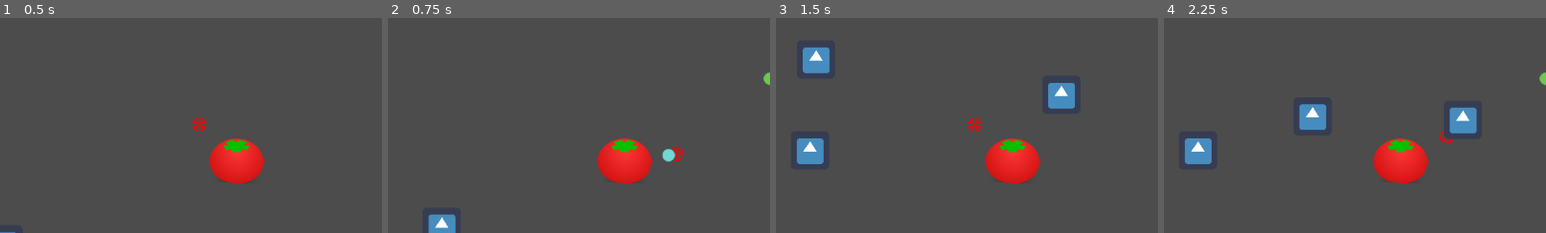
Above: before the commit, frames 1-4 (left to right).
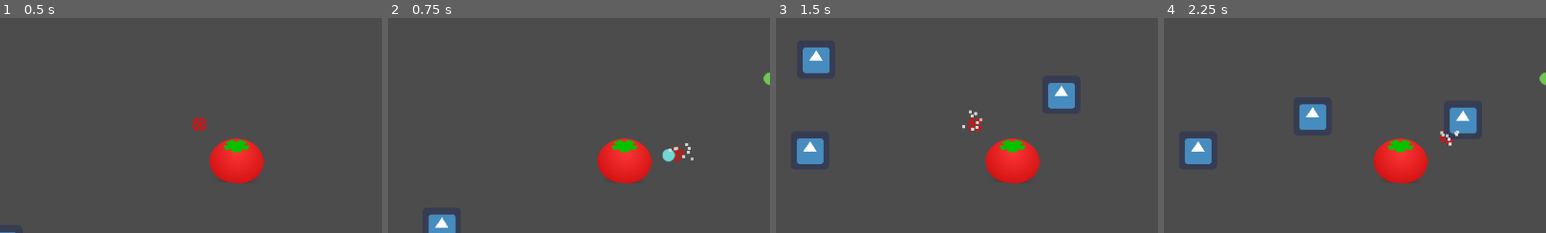
Above: after the commit, the same moments.

Repository: JRo-Robros/BrootalBeetdown
Game: Godot game, scene res://Main.tscn
The game is run twice, just before and just after one commit, with the same random seed, the same clock (stepped at 60 frames per second) and the same inputs. The engine's default icon, where the game draws it, is replaced by a stand-in: a white triangle on a blue panel in a dark square.
Inputs (mouse positions are % of the whole screen's width and height, from its top left):
- Up to frame 1 (0.5 s): no input
- Up to frame 2 (0.75 s): move the mouse to (72, 45) at 0.52 s; click (72, 45) at 0.67 s
- Up to frame 3 (1.5 s): move the mouse to (30, 55) at 1.27 s; click (30, 55) at 1.42 s
- Up to frame 4 (2.25 s): move the mouse to (60, 28) at 2.02 s; click (60, 28) at 2.17 s
The pictures show only the part of the screen within x 0-50%, y 23-73%; the shares and areas given below are measured in that part.

Frame 1 is identical in both runs. In frame 2, less than 0.1% of the frame differs, in the area x 73-80%, y 58-67%; in frame 3, 0.1%, in the area x 48-54%, y 42-53%; in frame 4, less than 0.1%.

Commit message:
Added particles when you shoot.

Diff:
--- a/Tom.gd
+++ b/Tom.gd
@@ -10,6 +10,7 @@
 export var hurt_sound = preload("res://Sound Effects/Player/Player hit sound.mp3")
 export var vine_sound = preload("res://Sound Effects/Player/vine.mp3")
 export var lock_sound = preload("res://Sound Effects/Player/Player lock sound.mp3")
+export var gun_particles = preload("res://VFX/Gun Particles.tscn")
 
 var in_cooldown = false
 var state = STATE.UNROOTED
@@ -101,6 +102,7 @@
 	b.position = position
 	get_parent().add_child_below_node(self, b)
 	play_shoot_sound()
+	gun_particles()
 	in_cooldown = true
 	$BulletTimer.start(cooldown)
 	return
@@ -116,6 +118,15 @@
 	health -= damage
 	play_hurt_sound()
 	Globals.emit_signal("player_health_changed")
+
+
+func gun_particles():
+	var particles = gun_particles.instance()
+	particles.global_position = position + Vector2(90, 0).rotated(get_angle_to((get_global_mouse_position())))
+	particles.rotation = crosshair.rotation
+	particles.z_index = z_index + 1
+	particles.emitting = true
+	get_tree().current_scene.add_child(particles)
 
 
 #sound functions
--- /dev/null
+++ b/VFX/Gun Particles.tscn
@@ -0,0 +1,24 @@
+[gd_scene load_steps=3 format=2]
+
+[ext_resource path="res://VFX/oneshot_particles.gd" type="Script" id=1]
+
+[sub_resource type="Gradient" id=1]
+colors = PoolColorArray( 1, 1, 1, 1, 0.277344, 0.277344, 0.277344, 1 )
+
+[node name="Gun Particles" type="CPUParticles2D"]
+scale = Vector2( 3, 3 )
+emitting = false
+lifetime = 0.3
+one_shot = true
+explosiveness = 0.95
+lifetime_randomness = 0.59
+local_coords = false
+emission_shape = 1
+emission_sphere_radius = 5.0
+spread = 41.7
+gravity = Vector2( 0, 0 )
+initial_velocity = 82.57
+initial_velocity_random = 1.0
+scale_amount = 5.0
+color_ramp = SubResource( 1 )
+script = ExtResource( 1 )
--- /dev/null
+++ b/VFX/oneshot_particles.gd
@@ -0,0 +1,5 @@
+extends CPUParticles2D
+
+func _ready():
+	yield(get_tree().create_timer(lifetime * 2), "timeout")
+	queue_free()
